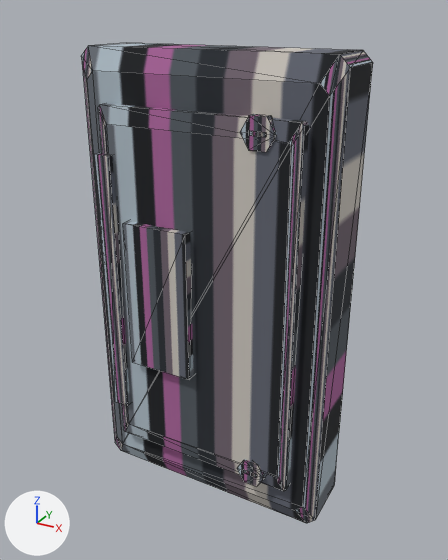
The OBJ model Resources/enemies/CarrierHeavyTurretShutter/CarrierHeavyTurretShutter.obj: old version first, new version second.
Rendered twice from a camera (50 mm lens) standing at (0.509, -1.63, 0.832) and looking at (-0.379, -0.016, 0.024). The lights are fixed; the arrows at lower left show +X, +Y and +Z. The older version comes first. Mesh edges are drawn as thin lines. Where no turn or scale is listed for an object, it has been applied to the vertices. Vertices at exactly the same position are counted once.

Names of what the first picture shows: 'CarrierHeavyTurretShutter'.
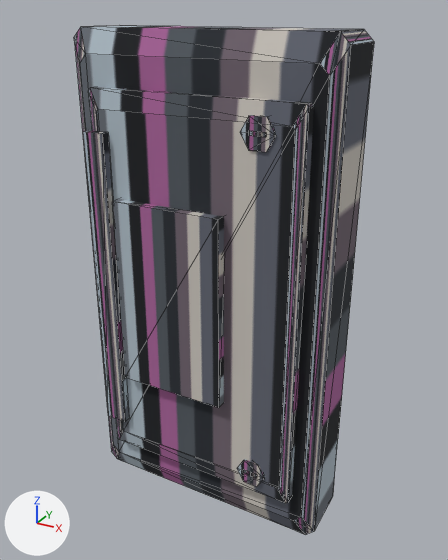
What changed in the scene script:
```text
Change me_carrierheavyturretshutter:
    used by ob_carrierheavyturretshutter; location = (0.0, 0.0, 0.0)
    remove me_carrierheavyturretshutter.from_pydata(...)  # 128 vertices, 220 faces; spans x -0.795..0.025, y -0.224..0.155, z -0.73..0.73
    add me_carrierheavyturretshutter.from_pydata(...)  # 128 vertices, 220 faces; spans x -0.817..0.023, y -0.229..0.155, z -0.78..0.78
    me_carrierheavyturretshutter part 1: the loose piece of 32 vertices spanning x -0.795..0.025, y -0.16..0.08, z -0.73..0.73 is multiplied about its middle by the matrix ((1.025, 0.0, 0.0), (0.0, 1.0, 0.0), (0.0, 0.0, 1.07)), then moved by (-0.012, 0.0, 0.0)
    me_carrierheavyturretshutter part 2: the loose piece of 32 vertices spanning x -0.7..-0.06, y -0.198..-0.132, z -0.575..0.575 is multiplied about its middle by the matrix ((1.063, 0.0, 0.0), (0.0, 1.0, 0.0), (0.0, 0.0, 1.079)), then moved by (-0.01, 0.0, 0.0)
    me_carrierheavyturretshutter part 3: the loose piece of 8 vertices spanning x -0.707..-0.652, y -0.213..-0.187, z -0.435..0.435 is scaled about its middle by (1.36, 1, 1.15), then moved by (-0.02, -0.008, 0.0)
    me_carrierheavyturretshutter part 4: the loose piece of 8 vertices spanning x -0.61..-0.39, y -0.224..-0.184, z -0.24..0.24 is scaled about its middle by (1.64, 1.1, 1.27), then moved by (0.04, -0.003, 0.0)
```

Location of each change, (x1, y1, x2, y2) in pixels of the pictures (448 x 560 px; the box of a moved part takes in the faces that stretch with it):
'CarrierHeavyTurretShutter', reshaped (6% taller)
    before: (81, 43, 373, 523)
    after: (74, 25, 374, 534)
part 1 of me_carrierheavyturretshutter, moved or reshaped
    before: (81, 43, 373, 523)
    after: (74, 25, 374, 534)
part 2 of me_carrierheavyturretshutter, moved or reshaped
    before: (98, 104, 309, 491)
    after: (88, 87, 314, 503)
part 3 of me_carrierheavyturretshutter, moved or reshaped
    before: (94, 153, 130, 406)
    after: (83, 130, 129, 422)
part 4 of me_carrierheavyturretshutter, moved or reshaped
    before: (123, 221, 194, 380)
    after: (112, 199, 224, 408)
